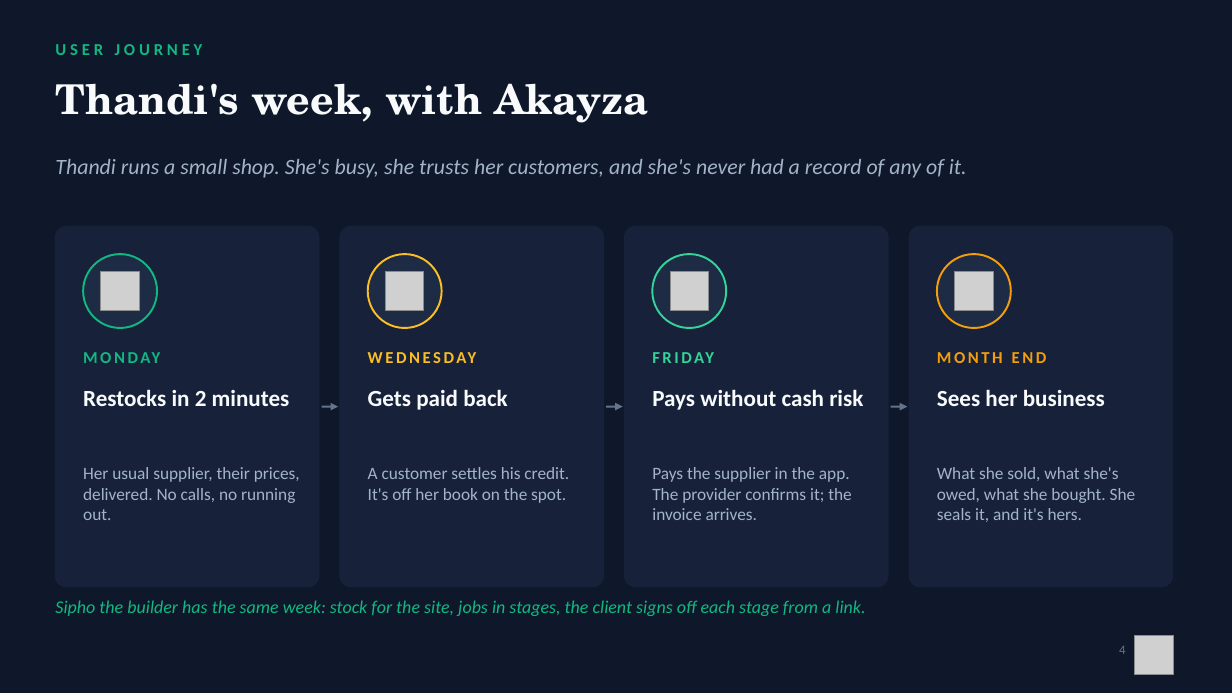
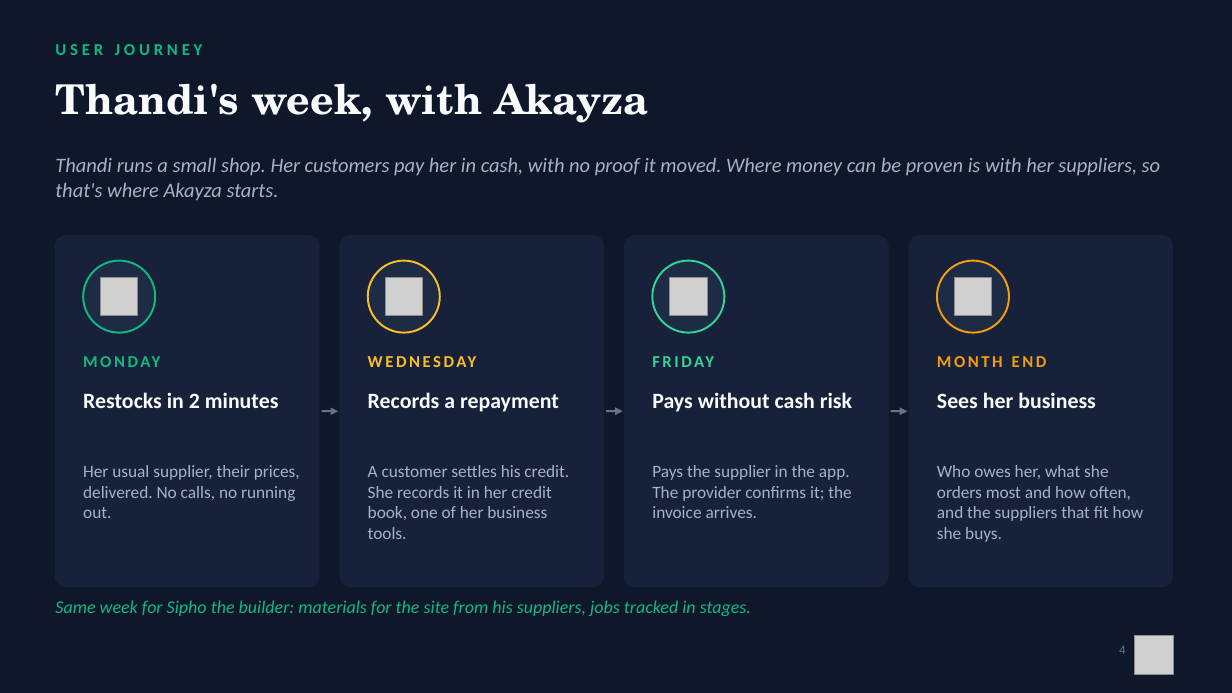
Before and after one commit to Mandla78/KasiFlow, a slide deck: slide 4 of docs/submission/05_final_submission/Akayza_Pitch_TeamPR.pptx. Drawn at 1232x693 pixels with LibreOffice and Linux fonts; fonts in the diff are those of the drawing; grey boxes stand for pictures. Boxes give left, top, right and bottom in pixels: in the first picture for what was removed or moved away, otherwise in the second. Text is boxed around its words. In the diff, an @@ line names an element or a change of style, - is before the commit and + after.

```diff
--- a/docs/submission/05_final_submission/Akayza_Pitch_TeamPR.pptx
+++ b/docs/submission/05_final_submission/Akayza_Pitch_TeamPR.pptx
@@ text at (55,158,1160,201): text changed; size 17 to 16 pt @@
-Thandi runs a small shop. She's busy, she trusts her customers, and she's never had a record of any of it.
+Thandi runs a small shop. Her customers pay her in cash, with no proof it moved. Where money can be proven is with her suppliers, so that's where Akayza starts.
@@ rounded rectangle: place and size @@
-rounded rectangle at (55,226,319,587)
+rounded rectangle at (55,236,319,587)
@@ rounded rectangle: place and size @@
-rounded rectangle at (340,226,604,587)
+rounded rectangle at (340,236,604,587)
@@ rounded rectangle: place and size @@
-rounded rectangle at (625,226,888,587)
+rounded rectangle at (625,236,888,587)
@@ rounded rectangle: place and size @@
-rounded rectangle at (909,226,1173,587)
+rounded rectangle at (909,236,1173,587)
@@ 4 texts, 4 pictures, 4 ellipses, 3 arrows: place and size @@
-4 texts, 4 pictures, 4 ellipses, 3 arrows at (83,254,1047,407)
+4 texts, 4 pictures, 4 ellipses, 3 arrows at (83,261,1047,411)
@@ size 18 to 17 pt in 3 elements at (83,392,279,408), (652,392,852,412), (937,392,1096,408) @@
@@ text at (368,392,559,412): text changed; size 18 to 17 pt @@
-Gets paid back
+Records a repayment
@@ text at (368,465,569,539): text changed @@
-A customer settles his credit. It's off her book on the spot.
+A customer settles his credit. She records it in her credit book, one of her business tools.
@@ text at (937,465,1143,542): text changed @@
-What she sold, what she's owed, what she bought. She seals it, and it's hers.
+Who owes her, what she orders most and how often, and the suppliers that fit how she buys.
@@ text at (55,600,751,616): text changed @@
-Sipho the builder has the same week: stock for the site, jobs in stages, the client signs off each stage from a link.
+Same week for Sipho the builder: materials for the site from his suppliers, jobs tracked in stages.
```
Also in this commit, not shown: 1 other slide changed, 1 other file.
